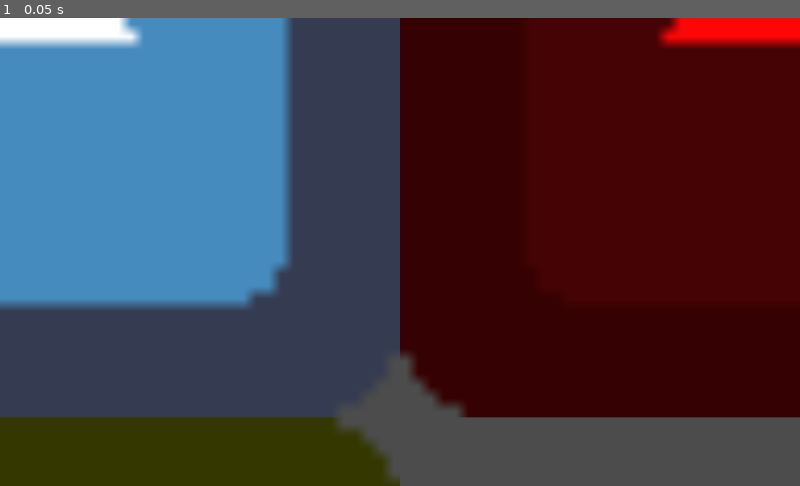
Above: before the commit, frame 1.
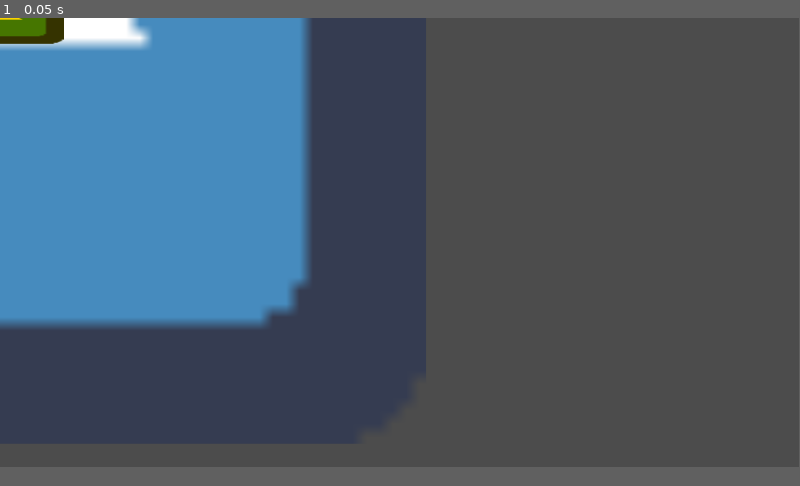
Above: after the commit, the same moment.

Repository: bemain/game-jam-2022w8
Game: Godot game, scene res://Rooms/Room_Test.tscn
Same seed, same stepped clock (60 frames per second), same inputs: the game is played once before the commit and once after it. The project has no main scene, so this scene is started directly. The engine's default icon, where the game draws it, is replaced by a stand-in: a white triangle on a blue panel in a dark square.
Inputs:
- Up to frame 1 (0.05 s): no input
The window is 800x468 before the commit and 799x449 after it. Grey fills any space a smaller window leaves; there, only what the larger window draws over its background counts as a difference.

The runs differ from the first frame. In frame 1, 54% of the frame differs, in the area x 0-100%, y 0-100%.

Commit message:
Update wallsize

Diff:
--- a/Constants.gd
+++ b/Constants.gd
@@ -1,5 +1,5 @@
 extends Node
 
 
-const wallsize = Vector2(1500, 1024)
+const wallsize = Vector2(1920, 1080)
 onready var screensize = get_viewport().size
--- a/Rooms/Room_Test.tscn
+++ b/Rooms/Room_Test.tscn
@@ -1,10 +1,22 @@
-[gd_scene load_steps=4 format=2]
+[gd_scene load_steps=5 format=2]
 
 [ext_resource path="res://icon.png" type="Texture" id=1]
 [ext_resource path="res://Prefabs/Items/GrabableItem.tscn" type="PackedScene" id=2]
 [ext_resource path="res://Prefabs/Objects/LockedObject.tscn" type="PackedScene" id=3]
 
+[sub_resource type="GDScript" id=1]
+script/source = "extends Node2D
+
+
+func _input(event):
+	if event is InputEventMouseButton \\
+	and event.button_index == BUTTON_LEFT \\
+	and event.pressed:
+		print(event.position)
+"
+
 [node name="Room_Test" type="Node2D"]
+script = SubResource( 1 )
 __meta__ = {
 "_edit_lock_": true
 }
@@ -17,13 +29,12 @@
 }
 
 [node name="GrabableItem" parent="Wall1" instance=ExtResource( 2 )]
-position = Vector2( -13.1875, 13.875 )
 scale = Vector2( 0.5, 0.2 )
 item_name = "Key1"
 
 [node name="Wall2" type="Sprite" parent="."]
 modulate = Color( 1, 0.027451, 0.027451, 1 )
-position = Vector2( 1024, 0 )
+position = Vector2( 1920, 0 )
 scale = Vector2( 16, 16 )
 texture = ExtResource( 1 )
 __meta__ = {
@@ -32,7 +43,7 @@
 
 [node name="Wall3" type="Sprite" parent="."]
 self_modulate = Color( 0.141176, 0.921569, 0.027451, 1 )
-position = Vector2( 2048, 0 )
+position = Vector2( 3840, 0 )
 scale = Vector2( 16, 16 )
 texture = ExtResource( 1 )
 __meta__ = {
@@ -46,7 +57,7 @@
 
 [node name="Wall4" type="Sprite" parent="."]
 modulate = Color( 0.972549, 0, 0.776471, 1 )
-position = Vector2( 3072, 0 )
+position = Vector2( 5760, 0 )
 scale = Vector2( 16, 16 )
 texture = ExtResource( 1 )
 __meta__ = {
@@ -55,15 +66,18 @@
 
 [node name="Ceiling" type="Sprite" parent="."]
 modulate = Color( 0.972549, 0.478431, 0, 1 )
-position = Vector2( -1, -1023 )
-scale = Vector2( 16, 16 )
-texture = ExtResource( 1 )
-
-[node name="Floor" type="Sprite" parent="."]
-modulate = Color( 0.972549, 0.933333, 0, 1 )
-position = Vector2( 0, 1024 )
+position = Vector2( 0, -1080 )
 scale = Vector2( 16, 16 )
 texture = ExtResource( 1 )
 __meta__ = {
 "_edit_lock_": true
 }
+
+[node name="Floor" type="Sprite" parent="."]
+modulate = Color( 0.972549, 0.933333, 0, 1 )
+position = Vector2( 0, 1080 )
+scale = Vector2( 16, 16 )
+texture = ExtResource( 1 )
+__meta__ = {
+"_edit_lock_": true
+}
--- a/project.godot
+++ b/project.godot
@@ -19,6 +19,11 @@
 Constants="*res://Constants.gd"
 Gamestate="*res://Gamestate.gd"
 
+[display]
+
+window/size/width=960
+window/size/height=540
+
 [physics]
 
 common/enable_pause_aware_picking=true
